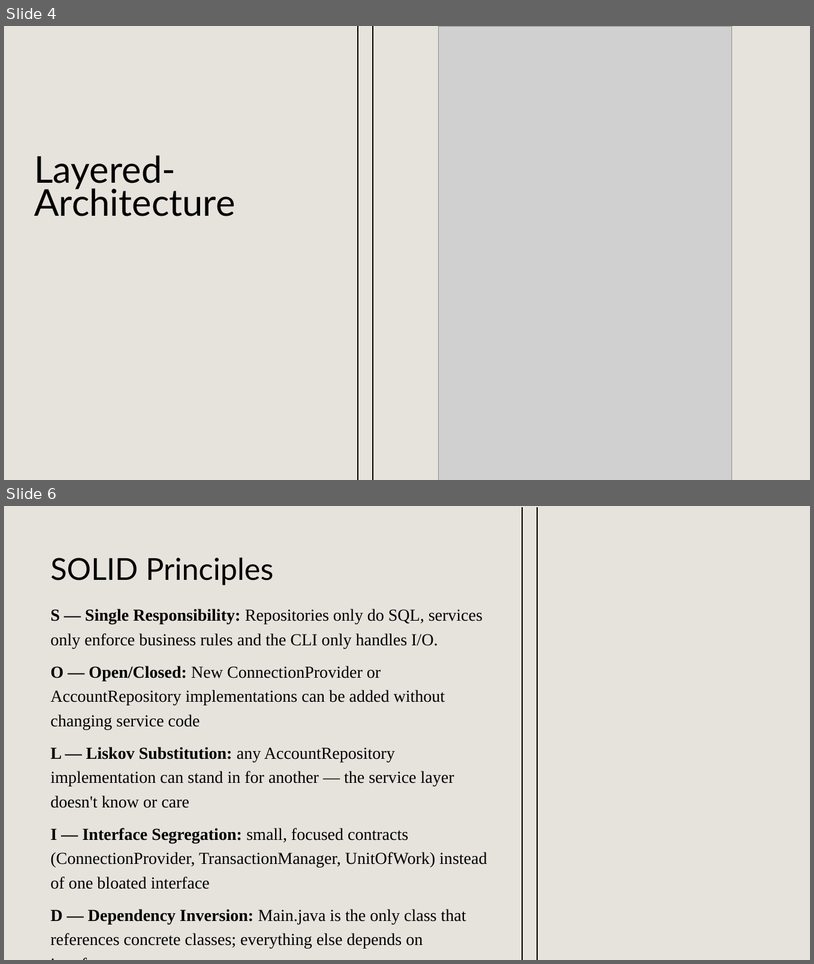
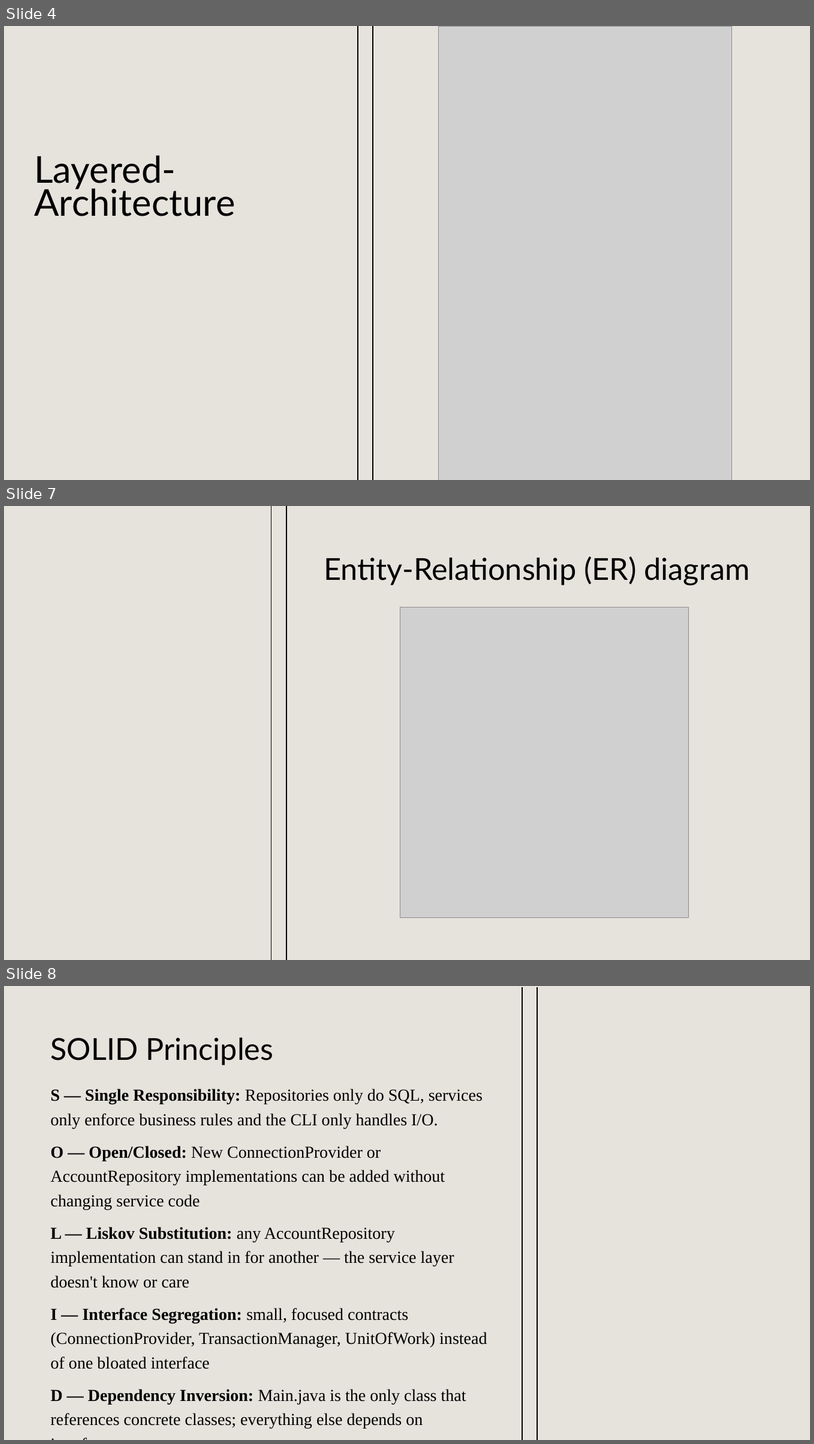
Before and after one commit to aaronjames09/Java-Revature, a slide deck: BankofCLI/Presentation.pptx. Shown one above the other, each under a label of ours: slides 4 and 6 before the commit, slides 4, 7 and 8 after it; the slides between them are not shown. The pictures are 814x964 and 814x1444 pixels, drawn with LibreOffice and Linux fonts; fonts in the diff are those of the drawing; grey boxes stand for pictures; background and template pictures are left out. Boxes give left, top, right and bottom in pixels: in the first picture for what was removed or moved away, otherwise in the second. Text is boxed around its words. In the diff, an @@ line names an element or a change of style, - is before the commit and + after.

```diff
--- a/BankofCLI/Presentation.pptx
+++ b/BankofCLI/Presentation.pptx
@@ slide 7 added at box(4, 506, 810, 960), background #E6E3DD @@
@@ line added from (272, 506) to (272, 960), #000000 1.25 pt @@
@@ line added from (287, 506) to (287, 960), #000000 1.25 pt @@
@@ title added at box(324, 556, 750, 585), 36 pt, text #000000 @@
+Entity-Relationship (ER) diagram
@@ picture added at box(400, 607, 689, 918) @@
@@ what was slide 6 is now slide 8 @@
```
Also in this commit, not shown: 1 slide changed, 1 other slide added.
